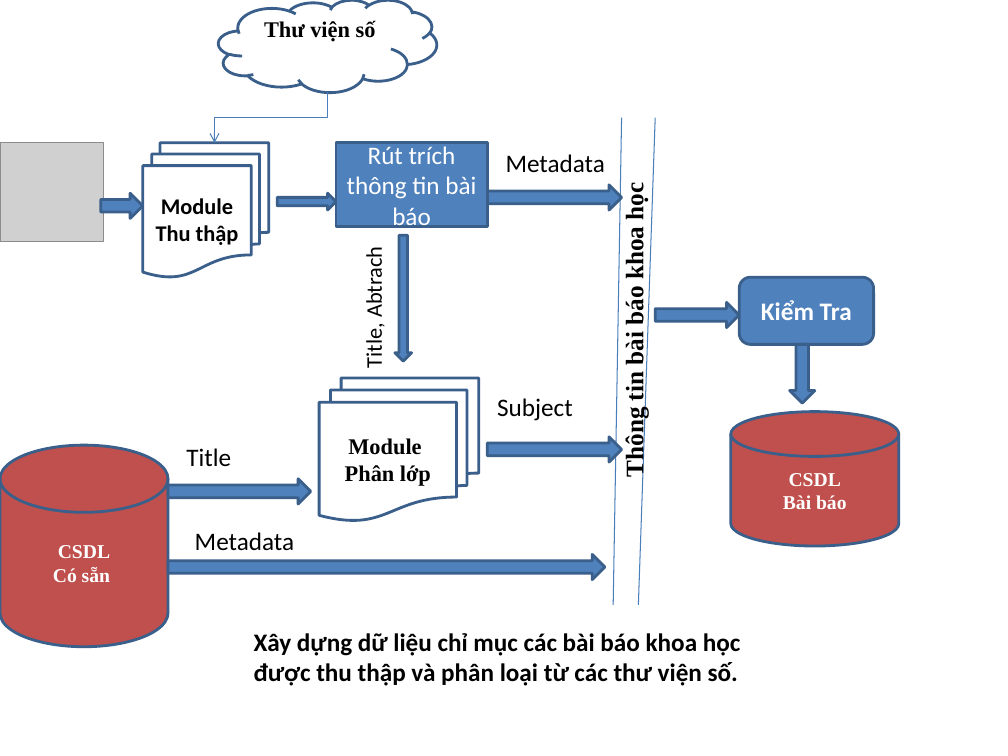
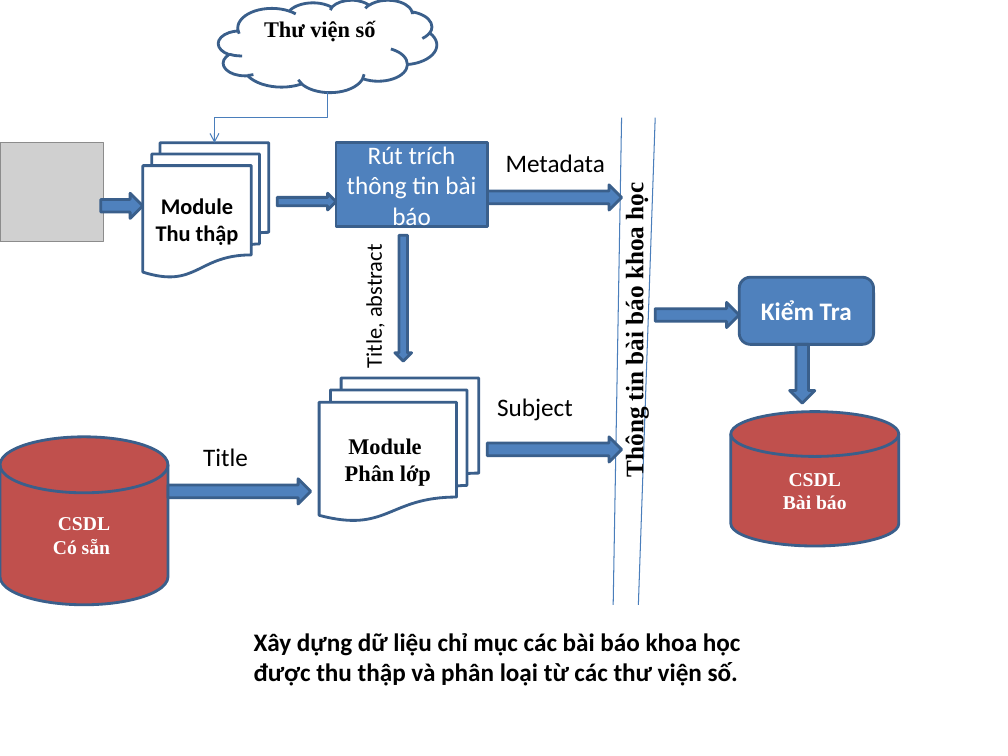
Before and after one commit to tiendv/detaitotnghiep, a slide deck: slide 1 of Outline thesis/De cuong/Kientrucdetai_26_8.pptx. Drawn at 1008x756 pixels with LibreOffice and Linux fonts; fonts in the diff are those of the drawing; grey boxes stand for pictures. Boxes give left, top, right and bottom in pixels: in the first picture for what was removed or moved away, otherwise in the second. Text is boxed around its words. In the diff, an @@ line names an element or a change of style, - is before the commit and + after.

```diff
--- a/Outline thesis/De cuong/Kientrucdetai_26_8.pptx
+++ b/Outline thesis/De cuong/Kientrucdetai_26_8.pptx
@@ text at <box>361,252,388,367</box>: text changed @@
-Title, Abtrach
+Title, abstract
@@ cylinder "CSDL": place and size @@
-cylinder "CSDL" at <box>0,446,168,647</box>
+cylinder "CSDL" at <box>0,436,168,605</box>
@@ text "Title": place and size @@
-text "Title" at <box>186,448,231,466</box>
+text "Title" at <box>203,448,248,466</box>
@@ text removed at <box>195,532,294,551</box> @@
-Metadata
@@ right arrow removed at <box>168,554,605,580</box> @@
```
Also in this commit, not shown: 1 other slide changed, 1 other file.
